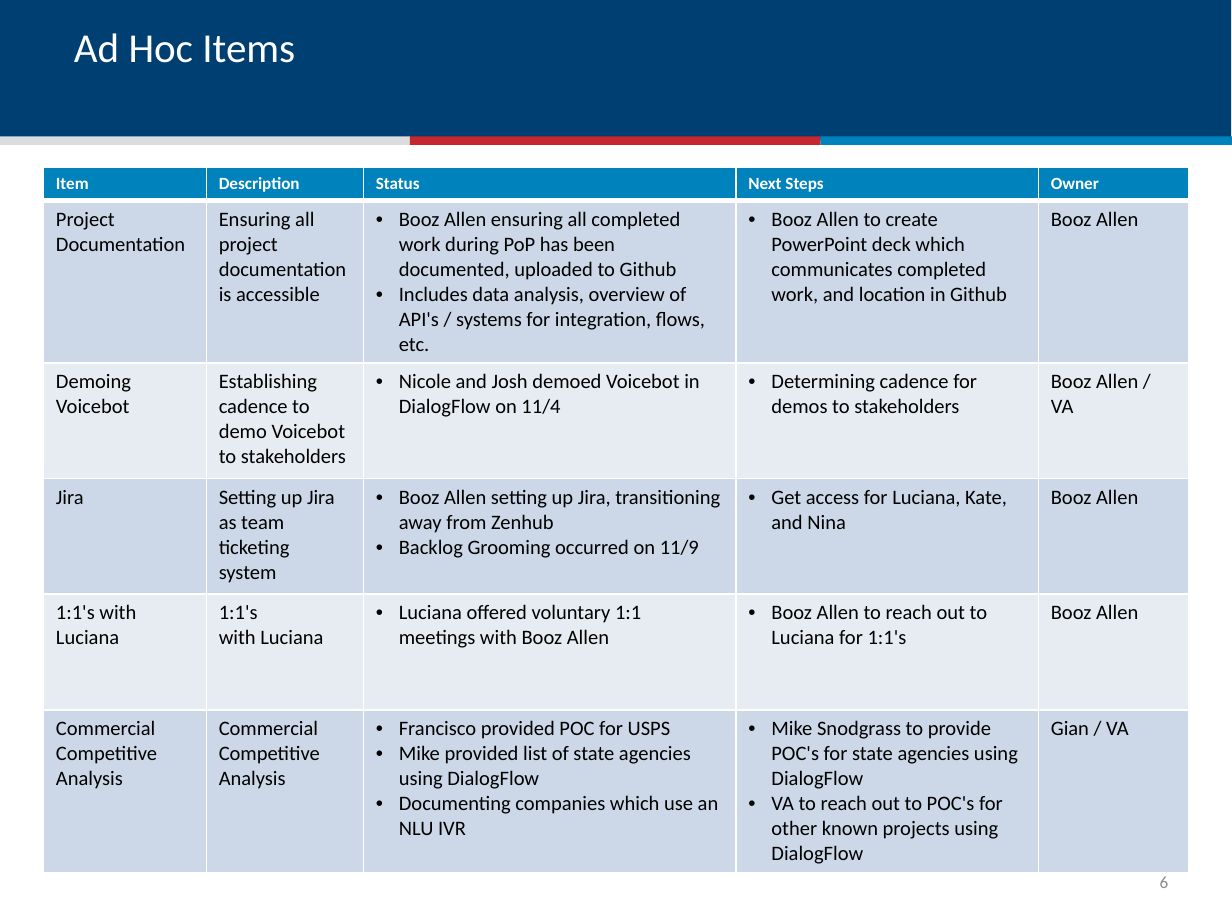
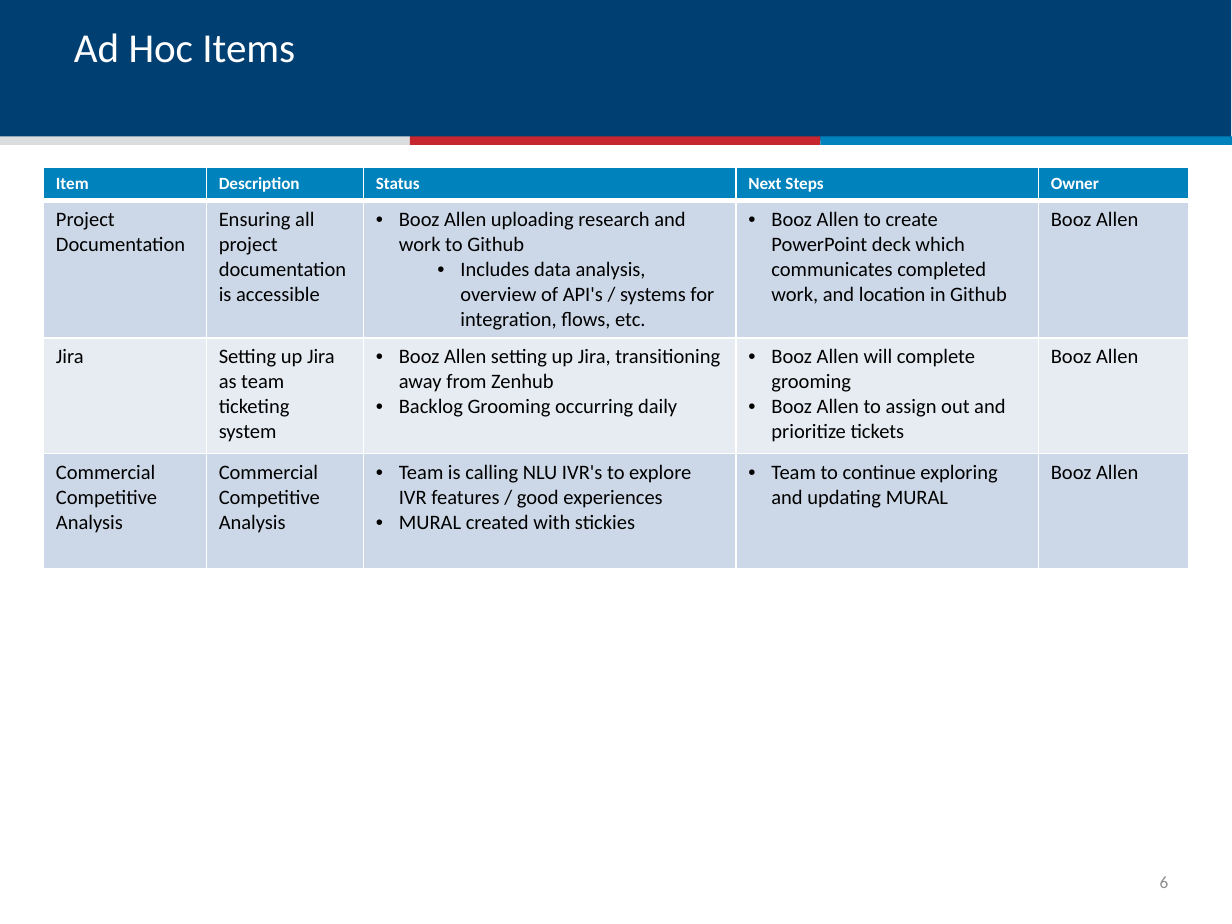
Before and after one commit to department-of-veterans-affairs/voicebot, a slide deck: slide 7 of meetings/StatusMeeting_20221117.pptx. Drawn at 1232x924 pixels with LibreOffice and Linux fonts; fonts in the diff are those of the drawing. Boxes give left, top, right and bottom in pixels: in the first picture for what was removed or moved away, otherwise in the second. Text is boxed around its words. In the diff, an @@ line names an element or a change of style, - is before the commit and + after.

```diff
--- a/meetings/StatusMeeting_20221117.pptx
+++ b/meetings/StatusMeeting_20221117.pptx
@@ table at [43,168,1188,567] @@
-row 2: Project Documentation | Ensuring all project documentation is accessible | Booz Allen ensuring all completed work during PoP has been documented, uploaded to Github / Includes data analysis, overview of API's / systems for integration, flows, etc. | Booz Allen to create PowerPoint deck which communicates completed work, and location in Github | Booz Allen
-row 3: Demoing Voicebot | Establishing cadence to demo Voicebot to stakeholders | Nicole and Josh demoed Voicebot in DialogFlow on 11/4 | Determining cadence for demos to stakeholders | Booz Allen / VA
-row 4: Jira | Setting up Jira as team ticketing system | Booz Allen setting up Jira, transitioning away from Zenhub / Backlog Grooming occurred on 11/9 | Get access for Luciana, Kate, and Nina | Booz Allen
-row 5: 1:1's with Luciana | 1:1's with Luciana | Luciana offered voluntary 1:1 meetings with Booz Allen | Booz Allen to reach out to Luciana for 1:1's | Booz Allen
-row 6: Commercial Competitive Analysis | Commercial / Competitive / Analysis | Francisco provided POC for USPS / Mike provided list of state agencies using DialogFlow / Documenting companies which use an NLU IVR | Mike Snodgrass to provide POC's for state agencies using DialogFlow / VA to reach out to POC's for other known projects using DialogFlow | Gian / VA
+row 2: Project Documentation | Ensuring all project documentation is accessible | Booz Allen uploading research and work to Github / Includes data analysis, overview of API's / systems for integration, flows, etc. | Booz Allen to create PowerPoint deck which communicates completed work, and location in Github | Booz Allen
+row 3: Jira | Setting up Jira as team ticketing system | Booz Allen setting up Jira, transitioning away from Zenhub / Backlog Grooming occurring daily | Booz Allen will complete grooming / Booz Allen to assign out and prioritize tickets | Booz Allen
+row 4: Commercial Competitive Analysis | Commercial / Competitive / Analysis | Team is calling NLU IVR's to explore IVR features / good experiences / MURAL created with stickies | Team to continue exploring and updating MURAL | Booz Allen
```
Also in this commit, not shown: 4 other slides changed.
